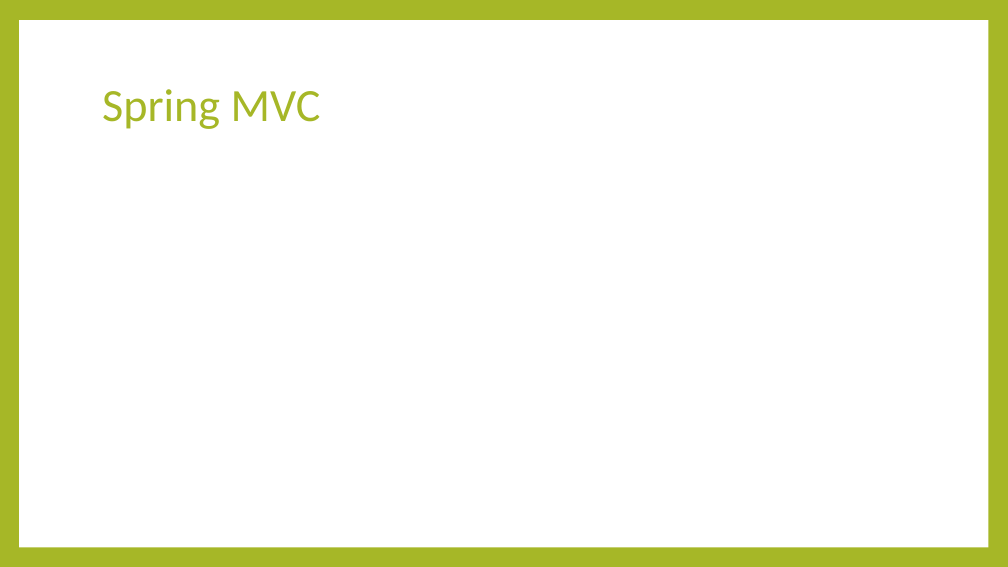
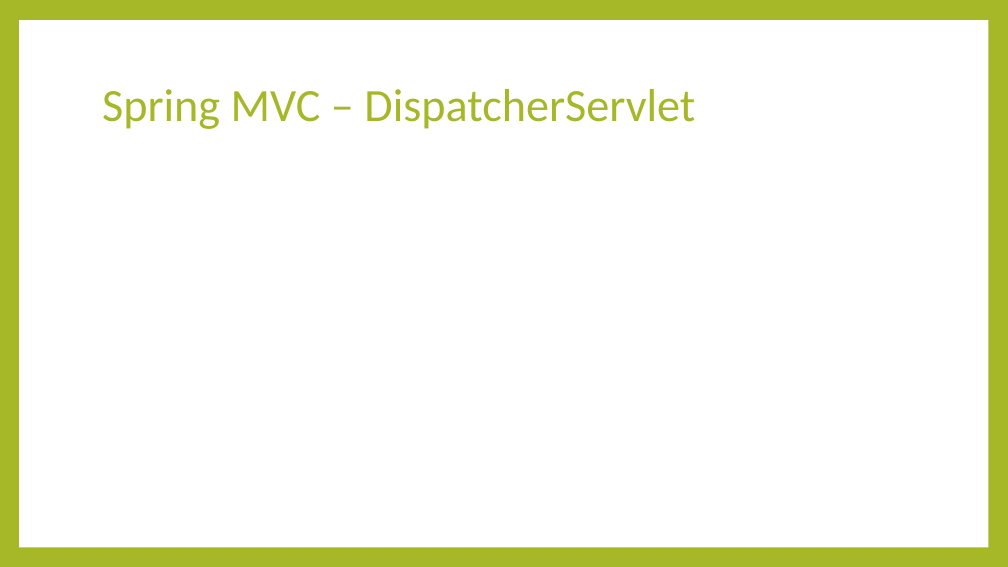
Before and after one commit to thaolt007/spring-doc, a slide deck: slide 14 of Spring.pptx (slide 12 before the commit). Drawn at 1008x567 pixels with LibreOffice and Linux fonts; fonts in the diff are those of the drawing. Boxes give left, top, right and bottom in pixels: in the first picture for what was removed or moved away, otherwise in the second. Text is boxed around its words. In the diff, an @@ line names an element or a change of style, - is before the commit and + after.

```diff
--- a/Spring.pptx
+++ b/Spring.pptx
@@ title at box(102, 89, 695, 129): text changed @@
-Spring MVC
+Spring MVC – DispatcherServlet
```
Also in this commit, not shown: 7 other slides changed, 6 slides added, 3 other files.
